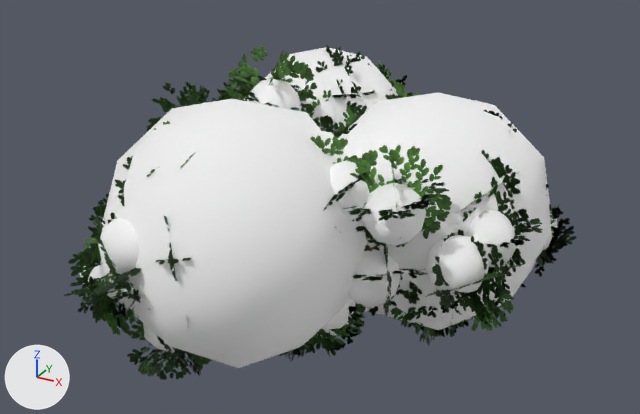
Two versions of the glTF model assets/trees/bush_wild/bush_wild.gltf, one commit apart.
One viewpoint serves both versions: a 50 mm camera at (2.48, -4.48, 2.9) aimed at (0.07, -0.09, 0.7). The lights are fixed; the arrows at lower left show +X, +Y and +Z. The picture after the commit comes second. Objects named as collision shapes, trigger or cutter boxes, shadow casters or lower levels of detail are left out. Where no turn or scale is listed for an object, it has been applied to the vertices. Vertices at exactly the same position are counted once.

Names of what the first picture shows: 'bush_wild_leaves_LOD0', 'bush_wild_shadow_LOD0'.
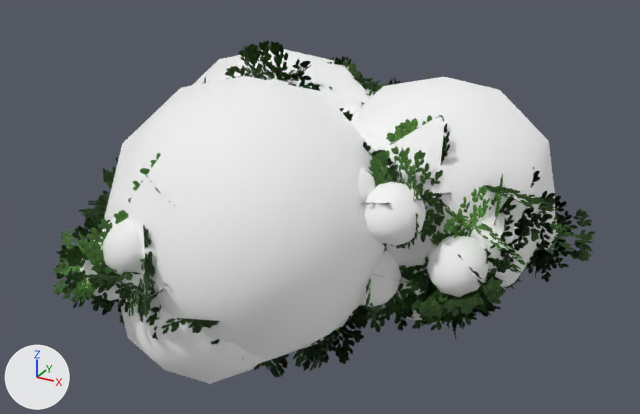
Boxes (x1, y1, x2, y2) around the edits, measured in the pictures (640 x 414 px; the box of a moved part takes in the faces that stretch with it):
'bush_wild_shadow_LOD0', reshaped
    before: (80, 47, 558, 368)
    after: (80, 49, 558, 384)
'bush_wild_leaves_LOD0', reshaped (6% wider)
    before: (64, 45, 576, 380)
    after: (51, 41, 595, 378)
part 1 of me_leaves_lod0, rebuilt (not visible afterwards)
    before: (401, 318, 472, 345)
part 2 of me_leaves_lod0, rebuilt (not visible afterwards)
    before: (337, 105, 362, 135)
part 3 of me_leaves_lod0, rebuilt
    before: (390, 300, 461, 327)
    after: (390, 296, 440, 319)
part 4 of me_leaves_lod0, rebuilt (not visible afterwards)
    before: (385, 87, 419, 100)
part 5 of me_leaves_lod0, rebuilt (not visible afterwards)
    before: (484, 110, 517, 133)
part 6 of me_leaves_lod0, rebuilt (mostly hidden)
    before: (472, 298, 502, 319)
    after: (498, 276, 522, 295)
part 7 of me_leaves_lod0, deleted
    before: (64, 45, 576, 380)
part 8 of me_leaves_lod0, built on (mostly hidden before)
    before: (92, 136, 452, 316)
    after: (51, 41, 595, 378)
part 9 of me_shadow_lod0, moved or reshaped
    before: (338, 92, 551, 330)
    after: (104, 76, 385, 364)
part 10 of me_shadow_lod0, moved or reshaped (not visible before)
    after: (193, 49, 373, 114)
part 11 of me_shadow_lod0, moved or reshaped (not visible afterwards)
    before: (102, 99, 368, 368)
part 12 of me_shadow_lod0, moved or reshaped
    before: (262, 47, 398, 135)
    after: (119, 290, 262, 384)
part 13 of me_shadow_lod0, moved or reshaped (mostly hidden before)
    before: (357, 303, 369, 314)
    after: (351, 77, 555, 306)

What changed in the scene script:
```text
Change me_leaves_lod0:
    used by ob_bush_wild_leaves_lod0; location = (0.0, 0.0, 0.0)
    remove me_leaves_lod0.from_pydata(...)  # 3450 vertices, 3312 faces; spans x -1.5..1.62, y -1.72..1.74, z -0.39..1.76
    add me_leaves_lod0.from_pydata(...)  # 3625 vertices, 3480 faces; spans x -1.45..1.75, y -1.83..1.69, z -0.35..1.81
    me_leaves_lod0 part 1: the loose piece of 25 vertices spanning x 0.32..1.19, y -0.35..0.45, z -0.23..0.65 is rebuilt with 25 vertices and now spans x 0.39..1.19, y -0.12..0.68, z -0.08..0.71
    me_leaves_lod0 part 2: the loose piece of 25 vertices spanning x -0.22..0.55, y -0.05..0.77, z 0.59..1.37 is rebuilt with 25 vertices and now spans x -0.28..0.59, y -0.1..0.68, z 0.54..1.33
    me_leaves_lod0 part 3: the loose piece of 25 vertices spanning x 0.45..1.25, y -0.59..0.16, z 0.01..0.84 is rebuilt with 25 vertices and now spans x 0.46..1.04, y -0.47..0.2, z 0.01..0.78
    me_leaves_lod0 part 4: the loose piece of 25 vertices spanning x 0.03..0.91, y -0.07..0.8, z 0.65..1.55 is rebuilt with 25 vertices and now spans x 0.11..0.76, y 0.01..0.76, z 0.77..1.51
    me_leaves_lod0 part 5: the loose piece of 25 vertices spanning x 0.6..1.3, y -0.07..0.62, z 0.71..1.42 is rebuilt with 25 vertices and now spans x 0.61..1.36, y -0.16..0.59, z 0.57..1.28
    me_leaves_lod0 part 6: the loose piece of 25 vertices spanning x 0.66..1.42, y -0.36..0.4, z 0.08..0.76 is rebuilt with 25 vertices and now spans x 0.58..1.44, y -0.29..0.59, z 0.01..0.9
    me_leaves_lod0 part 7: 97 loose pieces with 2425 vertices, spanning x -1.5..1.62, y -1.72..1.37, z -0.39..1.76, are deleted
    me_leaves_lod0 part 8: 1 vertex moved within x -0.05, y -1.21, z 1.13; 274 vertices removed from x -1.37..1.19, y -1.46..0.66, z -0.18..1.48; 2874 vertices added at x -1.45..1.75, y -1.83..1.45, z -0.35..1.81
    other edits to the shape of me_leaves_lod0 do not show in these pictures
Change me_shadow_lod0:
    used by ob_bush_wild_shadow_lod0; location = (0.0, 0.0, 0.0)
    remove me_shadow_lod0.from_pydata(...)  # 4578 vertices, 8720 faces; spans x -1.26..1.42, y -1.53..1.43, z -0.22..1.54
    add me_shadow_lod0.from_pydata(...)  # 4578 vertices, 8720 faces; spans x -1.39..1.42, y -1.53..1.43, z -0.25..1.65
    me_shadow_lod0 part 9: the loose piece of 42 vertices spanning x -0.06..1.42, y -0.52..0.96, z -0.04..1.43 is scaled about its middle by 1.11, then moved by (-0.74, -0.89, 0.13)
    me_shadow_lod0 part 10: the loose piece of 42 vertices spanning x -0.84..-0.21, y 0.75..1.38, z 0.35..0.98 is scaled about its middle by 2.84, then moved by (0.02, -0.68, -0.03)
    me_shadow_lod0 part 11: the loose piece of 42 vertices spanning x -0.86..0.66, y -1.52..0.01, z 0.02..1.54 is scaled about its middle by 0.218, then moved by (0.25, 0.55, -0.63)
    me_shadow_lod0 part 12: the loose piece of 42 vertices spanning x -0.84..0.25, y 0.11..1.2, z 0.41..1.5 is scaled about its middle by 0.935, then moved by (0.14, -1.62, -0.48)
    me_shadow_lod0 part 13: the loose piece of 42 vertices spanning x -0.47..0.51, y -0.22..0.76, z -0.22..0.76 is scaled about its middle by 1.48, then moved by (0.67, -0.02, 0.53)
    other edits to the shape of me_shadow_lod0 do not show in these pictures
```
